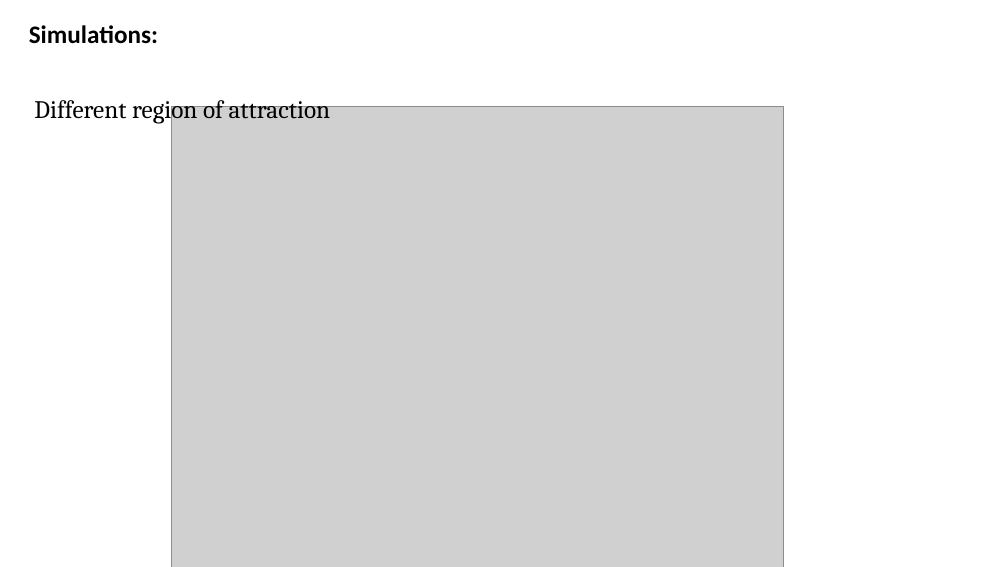
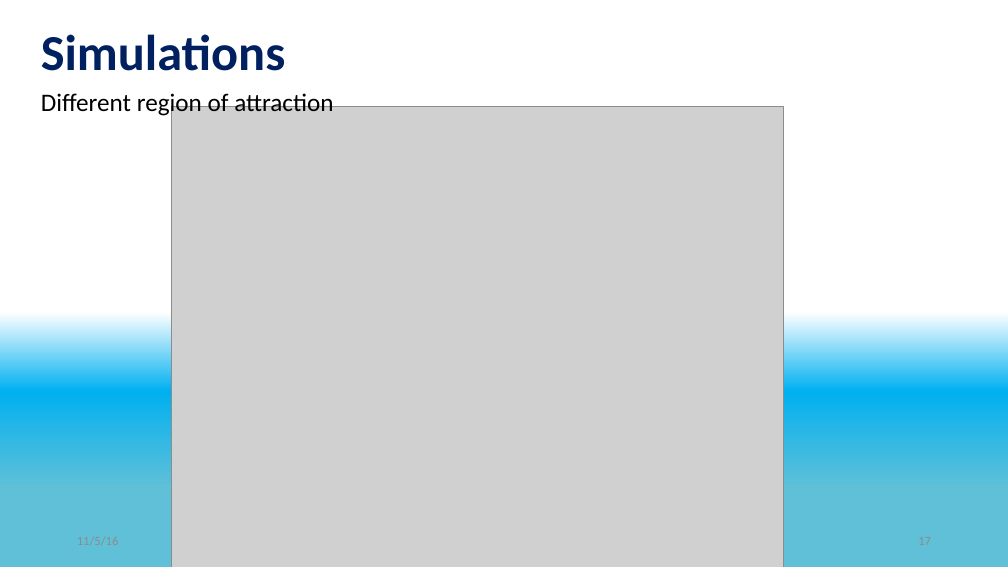
Before and after one commit to eladven/thesis, a slide deck: slide 17 of Presentations/Seminar.pptx (slide 14 before the commit). Drawn at 1008x567 pixels with LibreOffice and Linux fonts; fonts in the diff are those of the drawing; grey boxes stand for pictures. Boxes give left, top, right and bottom in pixels: in the first picture for what was removed or moved away, otherwise in the second. Text is boxed around its words. In the diff, an @@ line names an element or a change of style, - is before the commit and + after.

```diff
--- a/Presentations/Seminar.pptx
+++ b/Presentations/Seminar.pptx
@@ background #FFFFFF to gradient #FFFFFF to #00B0F0 to #60C0D8 @@
@@ subtitle at (29,25,158,44): paragraph removed @@
-Simulations:
@@ title added at (41,34,285,71), 48 pt, text #002060, bold @@
+Simulations
@@ subtitle "Different region of attraction": place and size @@
-subtitle "Different region of attraction" at (29,25,331,124)
+subtitle "Different region of attraction" at (41,90,333,117)
@@ subtitle "Different region of attraction" at (41,90,333,117): font Cambria to Calibri @@
```
Also in this commit, not shown: 6 other slides changed, 16 slides added, 20 slides removed.
